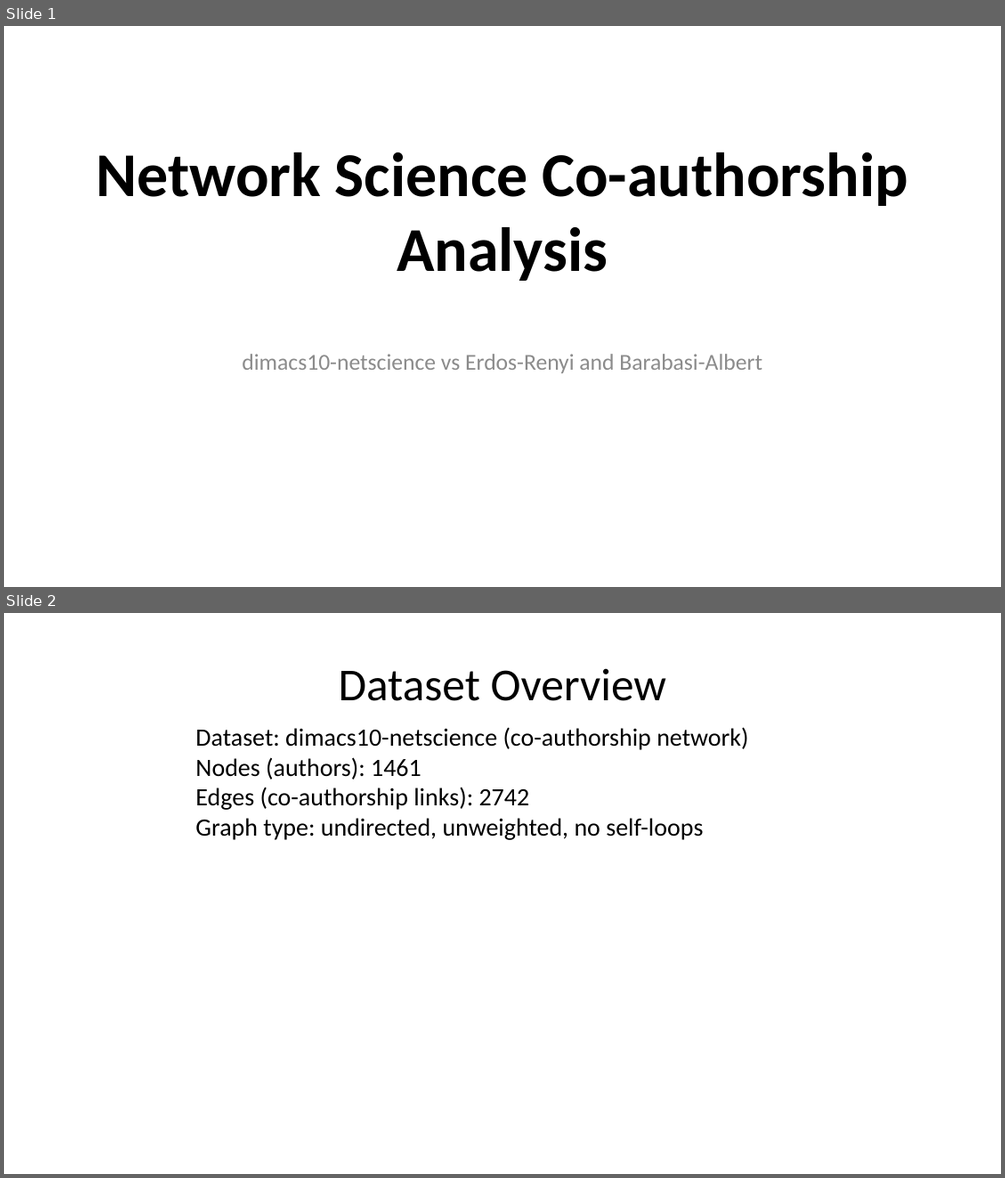
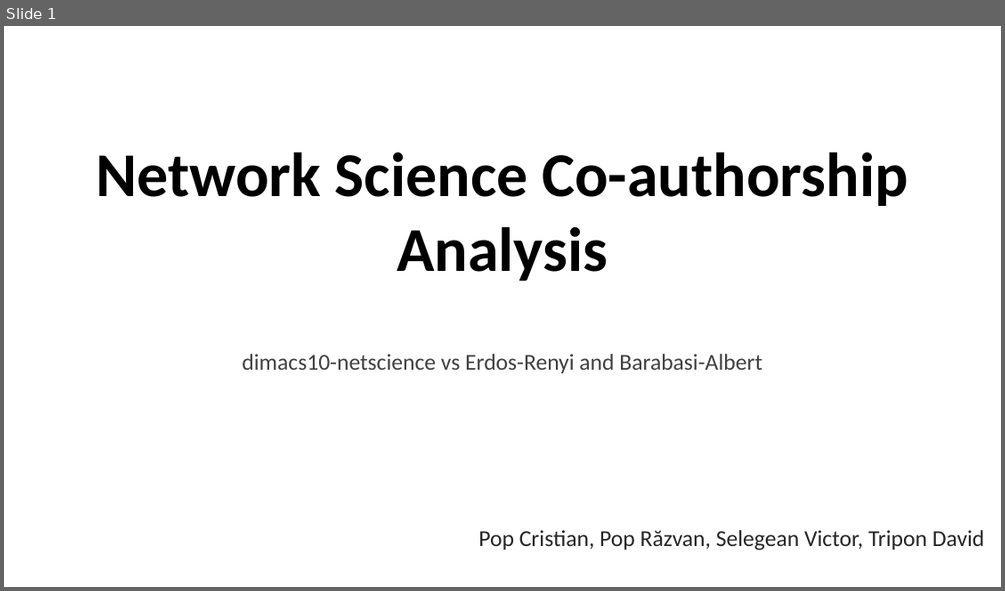
Before and after one commit to cristi-an-pop/graphs, a slide deck: NetworkScience_Presentation.pptx. Shown one above the other, each under a label of ours: slides 1 and 2 before the commit, slide 1 after it. The pictures are 1005x1178 and 1005x591 pixels, drawn with LibreOffice and Linux fonts; fonts in the diff are those of the drawing. Boxes give left, top, right and bottom in pixels: in the first picture for what was removed or moved away, otherwise in the second. Text is boxed around its words. In the diff, an @@ line names an element or a change of style, - is before the commit and + after.

```diff
--- a/NetworkScience_Presentation.pptx
+++ b/NetworkScience_Presentation.pptx
@@ slide 2 removed at (4, 613, 1001, 1174), background #FFFFFF @@
@@ title removed at (339, 668, 666, 701) @@
-Dataset Overview
@@ text removed at (195, 727, 748, 840) @@
-Dataset: dimacs10-netscience (co-authorship network)
-Nodes (authors): 1461
-Edges (co-authorship links): 2742
-Graph type: undirected, unweighted, no self-loops
@@ slide 1 changed as well @@
@@ subtitle "dimacs10-netscience vs Erdos-Renyi and Barabasi-Albert" at (242, 354, 762, 373): text colour #8C8C8C to #404040 @@
@@ text added at (478, 530, 985, 550), 22 pt, text #262626 @@
+Pop Cristian, Pop Răzvan, Selegean Victor, Tripon David
```
Also in this commit, not shown: 7 other slides changed, 1 slide added, 5 other slides removed.
